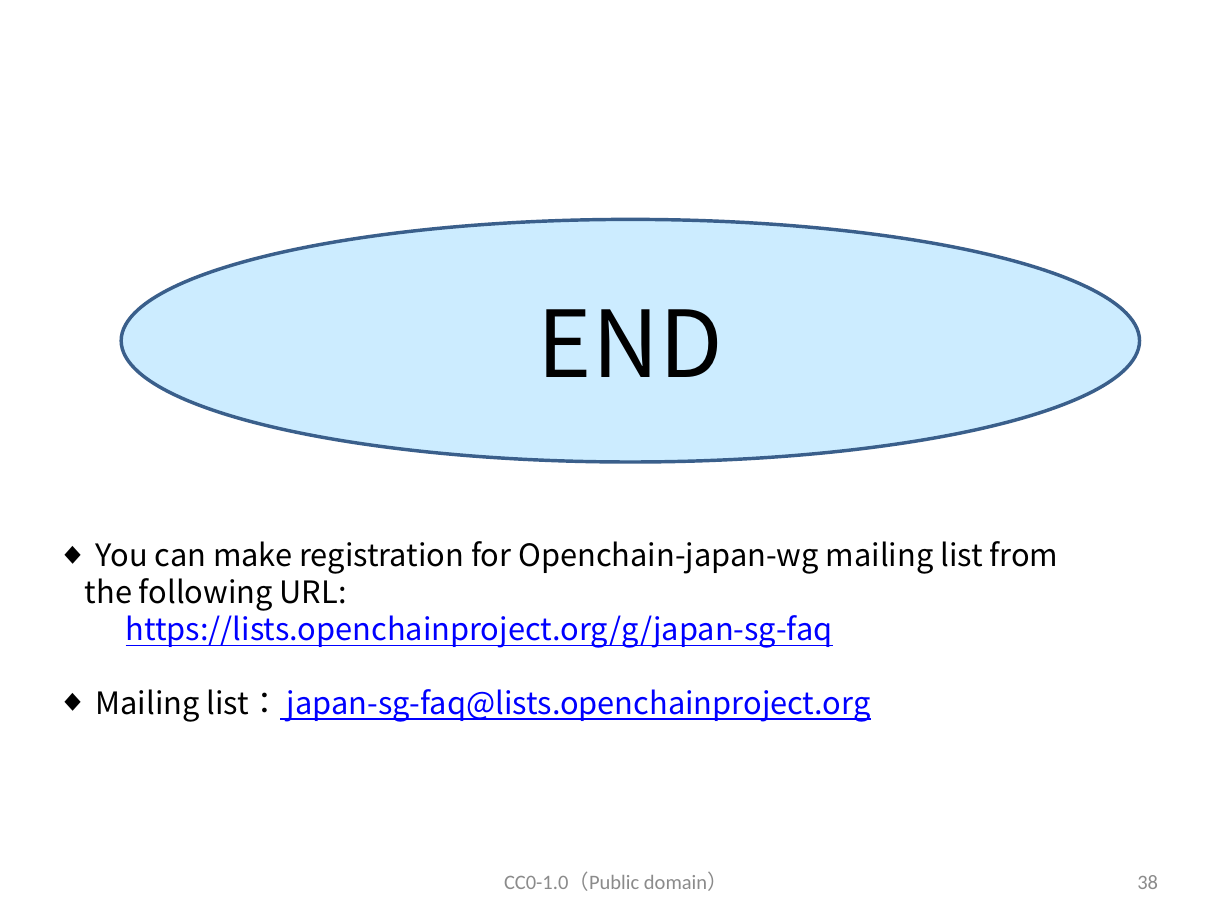
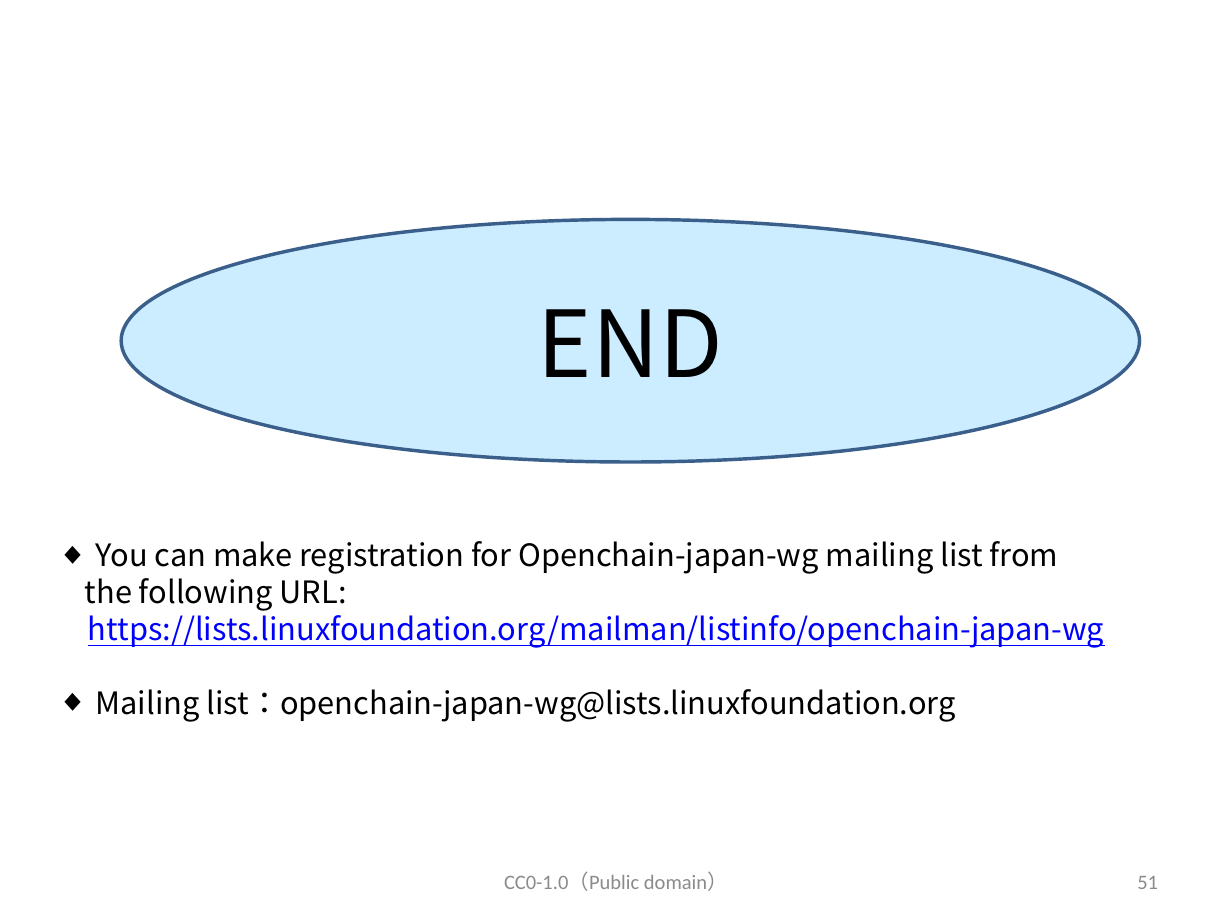
Before and after one commit to OpenChain-Project/OpenChain-JWG, a slide deck: slide 52 of Education_Material/FAQ/Misunderstandings_of_OSS_licenses_CC0.pptx (slide 39 before the commit). Drawn at 1232x924 pixels with LibreOffice and Linux fonts; fonts in the diff are those of the drawing. Boxes give left, top, right and bottom in pixels: in the first picture for what was removed or moved away, otherwise in the second. Text is boxed around its words. In the diff, an @@ line names an element or a change of style, - is before the commit and + after.

```diff
--- a/Education_Material/FAQ/Misunderstandings_of_OSS_licenses_CC0.pptx
+++ b/Education_Material/FAQ/Misunderstandings_of_OSS_licenses_CC0.pptx
@@ text at box(88, 609, 1104, 722): text changed @@
-https://lists.openchainproject.org/g/japan-sg-faq
-◆ Mailing list： japan-sg-faq@lists.openchainproject.org
+https://lists.linuxfoundation.org/mailman/listinfo/openchain-japan-wg
+◆ Mailing list：openchain-japan-wg@lists.linuxfoundation.org
@@ page number at box(1137, 876, 1158, 889): text changed @@
-38
+51
```
Also in this commit, not shown: 21 other slides changed, 13 slides added.
